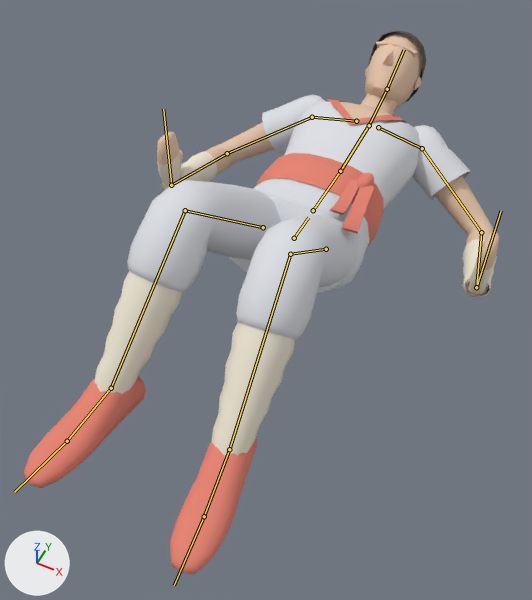
Renders of the glTF model game/assets/characters/fighter.glb from each side of a commit.
Camera for both pictures: a 50 mm lens placed at (0.559, -0.982, 1.441), pointed at (0.009, 0.118, 0.067). Every picture has the same lights, and +X, +Y and +Z are marked at lower left. The older version comes first. Both versions are drawn at frame 2 of the action 'getup'; the numbers are the values there. The bones that change, and the others that lie on the model, are drawn over the model as lines.

The first picture shows 'FighterMesh'.
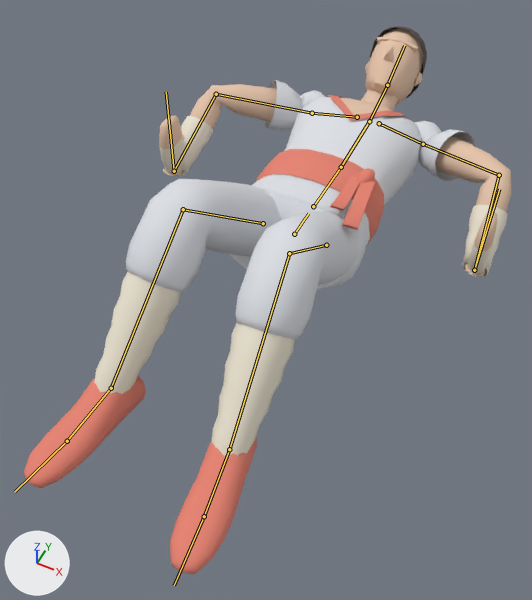
Changed parts and their boxes (x1, y1, x2, y2) in the pictures (532 x 600 px):
'FighterMesh', posed
    before: (23, 30, 499, 574)
    after: (23, 26, 511, 574)
bone 'hips', root to tip
    before: (294, 238) to (308, 217)
    after: (294, 234) to (308, 213)
bone 'shoulder.L', root to tip
    before: (378, 127) to (422, 148)
    after: (379, 123) to (423, 144)
bone 'upper_arm.L', root to tip
    before: (422, 148) to (481, 232)
    after: (423, 144) to (499, 175)
bone 'forearm.L', root to tip
    before: (481, 232) to (476, 287)
    after: (499, 175) to (474, 270)
bone 'hand.L', root to tip
    before: (476, 287) to (501, 210)
    after: (474, 270) to (499, 189)
bone 'shoulder.R', root to tip
    before: (356, 121) to (312, 117)
    after: (357, 117) to (312, 113)
bone 'upper_arm.R', root to tip
    before: (312, 117) to (227, 153)
    after: (312, 113) to (216, 94)
bone 'forearm.R', root to tip
    before: (227, 153) to (171, 185)
    after: (216, 94) to (174, 171)
bone 'hand.R', root to tip
    before: (171, 185) to (163, 109)
    after: (174, 171) to (166, 92)
bone 'thigh.L', root to tip
    before: (326, 249) to (290, 254)
    after: (326, 245) to (289, 253)
bone 'thigh.R', root to tip
    before: (263, 227) to (185, 210)
    after: (263, 223) to (183, 209)

Edits to the bpy script that builds the scene:
```text
Change bone_hips:
    where bone_hips = bpy.data.objects['FighterArmature'].pose.bones['hips']  # child of 'root'
    bone_hips.location: (0.0, -0.78, -0.3) -> (0.0, -0.766, -0.3)
Change bone_shoulder_l:
    where bone_shoulder_l = bpy.data.objects['FighterArmature'].pose.bones['shoulder.L']  # child of 'chest'
    bone_shoulder_l.rotation_quaternion: (0.998, -0.031, 0.024, 0.053) -> (0.998, -0.023, 0.015, 0.049)  # degrees (-3, 3, 6) -> degrees (-3, 2, 6)
Change bone_upper_arm_l:
    where bone_upper_arm_l = bpy.data.objects['FighterArmature'].pose.bones['upper_arm.L']  # child of 'shoulder.L'
    bone_upper_arm_l.rotation_quaternion: (0.907, -0.267, 0.223, 0.232) -> (0.509, -0.132, 0.795, 0.301)  # degrees (-27, 32, 21) -> degrees (-49, 117, -12)
Change bone_forearm_l:
    where bone_forearm_l = bpy.data.objects['FighterArmature'].pose.bones['forearm.L']  # child of 'upper_arm.L'
    bone_forearm_l.rotation_quaternion: (0.909, 0.321, -0.154, -0.214) -> (0.78, 0.256, -0.448, -0.352)  # degrees (41, -8, -30) -> degrees (57, -31, -66)
Change bone_hand_l:
    where bone_hand_l = bpy.data.objects['FighterArmature'].pose.bones['hand.L']  # child of 'forearm.L'
    bone_hand_l.rotation_quaternion: (0.703, 0.702, -0.106, 0.013) -> (0.382, 0.859, -0.188, 0.283)  # degrees (91, -10, -8) -> degrees (135, -39, -8)
Change bone_shoulder_r:
    where bone_shoulder_r = bpy.data.objects['FighterArmature'].pose.bones['shoulder.R']  # child of 'chest'
    bone_shoulder_r.rotation_quaternion: (0.998, -0.031, -0.024, -0.053) -> (0.998, -0.023, -0.015, -0.049)  # degrees (-3, -3, -6) -> degrees (-3, -2, -6)
Change bone_upper_arm_r:
    where bone_upper_arm_r = bpy.data.objects['FighterArmature'].pose.bones['upper_arm.R']  # child of 'shoulder.R'
    bone_upper_arm_r.rotation_quaternion: (0.907, -0.267, -0.223, -0.232) -> (0.509, -0.132, -0.795, -0.301)  # degrees (-27, -32, -21) -> degrees (-49, -117, 12)
Change bone_forearm_r:
    where bone_forearm_r = bpy.data.objects['FighterArmature'].pose.bones['forearm.R']  # child of 'upper_arm.R'
    bone_forearm_r.rotation_quaternion: (0.909, 0.321, 0.154, 0.214) -> (0.78, 0.256, 0.448, 0.352)  # degrees (41, 8, 30) -> degrees (57, 31, 66)
Change bone_hand_r:
    where bone_hand_r = bpy.data.objects['FighterArmature'].pose.bones['hand.R']  # child of 'forearm.R'
    bone_hand_r.rotation_quaternion: (0.703, 0.702, 0.106, -0.013) -> (0.382, 0.859, 0.188, -0.283)  # degrees (91, 10, 8) -> degrees (135, 39, 8)
Change bone_thigh_l:
    where bone_thigh_l = bpy.data.objects['FighterArmature'].pose.bones['thigh.L']  # child of 'hips'
    bone_thigh_l.rotation_quaternion: (0.953, 0.299, 0.007, 0.048) -> (0.956, 0.288, 0.007, 0.049)  # degrees (35, -1, 6) -> degrees (34, -1, 6)
Change bone_thigh_r:
    where bone_thigh_r = bpy.data.objects['FighterArmature'].pose.bones['thigh.R']  # child of 'hips'
    bone_thigh_r.rotation_quaternion: (-0.947, -0.314, 0.01, 0.049) -> (-0.951, -0.303, 0.009, 0.049)  # degrees (37, 1, -6) -> degrees (35, 1, -6)
```
